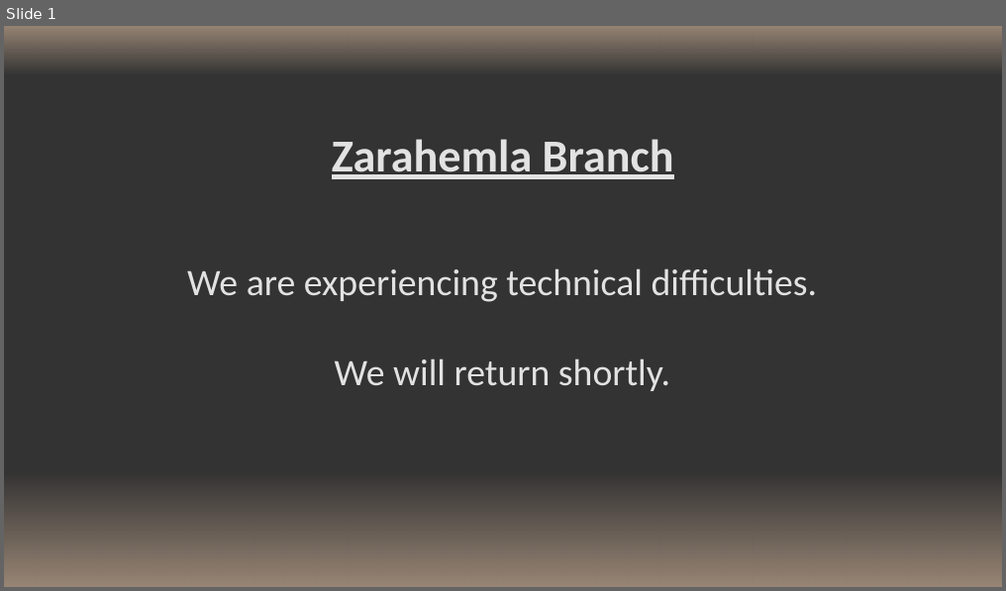
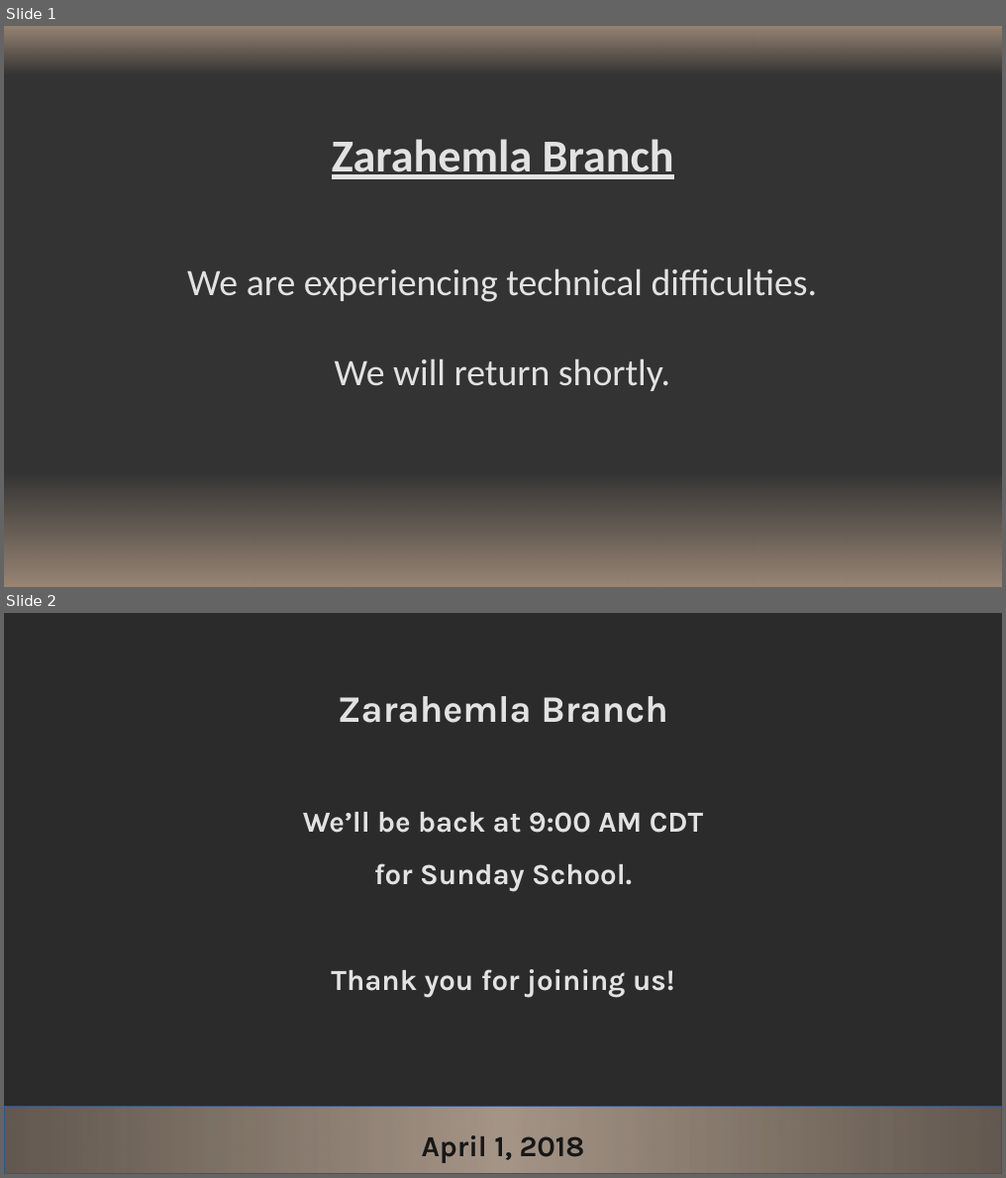
Before and after one commit to kevinmcmilian/ZarahemlaHymnPPTs, a slide deck: Template.pptx. Shown one above the other, each under a label of ours: slide 1 before the commit, slides 1 and 2 after it. The pictures are 1006x591 and 1006x1178 pixels, drawn with LibreOffice and Linux fonts; fonts in the diff are those of the drawing; background and template pictures are left out; a plain dark background stands for a picture behind light text. Boxes give left, top, right and bottom in pixels: in the first picture for what was removed or moved away, otherwise in the second. Text is boxed around its words. In the diff, an @@ line names an element or a change of style, - is before the commit and + after.

```diff
--- a/Template.pptx
+++ b/Template.pptx
@@ slide 2 added at box(4, 613, 1002, 1174), background picture (left out) @@
@@ text added at box(338, 696, 668, 723), 36 pt, text #E1E2E1, bold @@
+Zarahemla Branch
@@ text added at box(303, 812, 703, 891), 28 pt, text #E1E2E1, bold @@
+We’ll be back at 9:00 AM CDT
+for Sunday School.
@@ text added at box(331, 969, 674, 998), 28 pt, text #E1E2E1, bold @@
+Thank you for joining us!
@@ rectangle added at box(4, 1106, 1002, 1174), fill gradient #998675 to #A69688, outline #325491 1 pt @@
@@ text added at box(422, 1136, 585, 1163), 28 pt, text #161716, bold @@
+April 1, 2018
```
Also in this commit, not shown: 46 other files.
